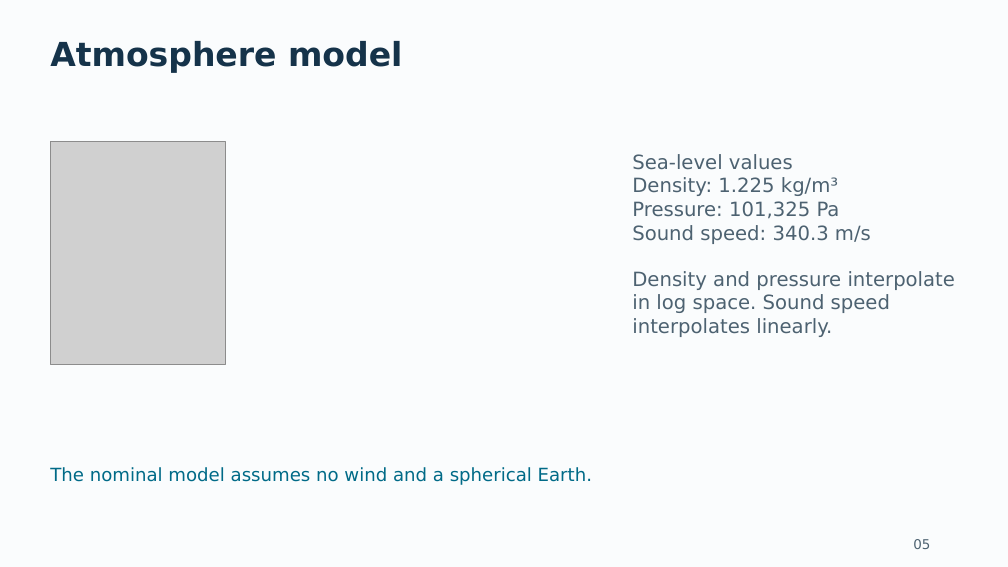
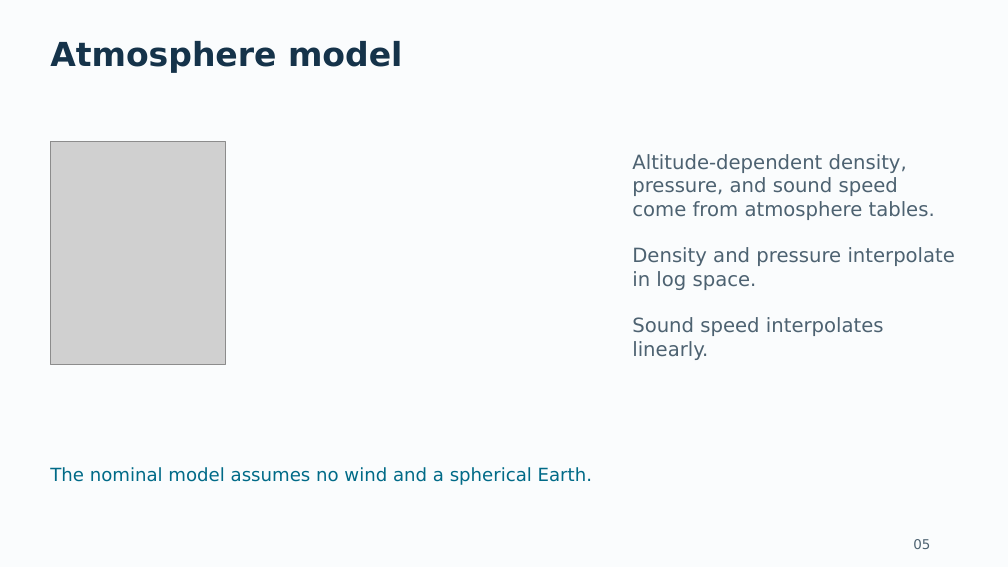
Before and after one commit to pukmark/LaunchVehicleOptimization, a slide deck: slide 5 of Launch_Vehicle_Optimization_GitHub_Current.pptx. Drawn at 1008x567 pixels with LibreOffice and Linux fonts; fonts in the diff are those of the drawing; grey boxes stand for pictures. Boxes give left, top, right and bottom in pixels: in the first picture for what was removed or moved away, otherwise in the second. Text is boxed around its words. In the diff, an @@ line names an element or a change of style, - is before the commit and + after.

```diff
--- a/Launch_Vehicle_Optimization_GitHub_Current.pptx
+++ b/Launch_Vehicle_Optimization_GitHub_Current.pptx
@@ text at <box>632,154,955,360</box>: text changed @@
-Sea-level values
-Density: 1.225 kg/m³
-Pressure: 101,325 Pa
-Sound speed: 340.3 m/s
-Density and pressure interpolate in log space. Sound speed interpolates linearly.
+Altitude-dependent density, pressure, and sound speed come from atmosphere tables.
+Density and pressure interpolate in log space.
+Sound speed interpolates linearly.
```
Also in this commit, not shown: 17 other slides changed, 12 other files.
